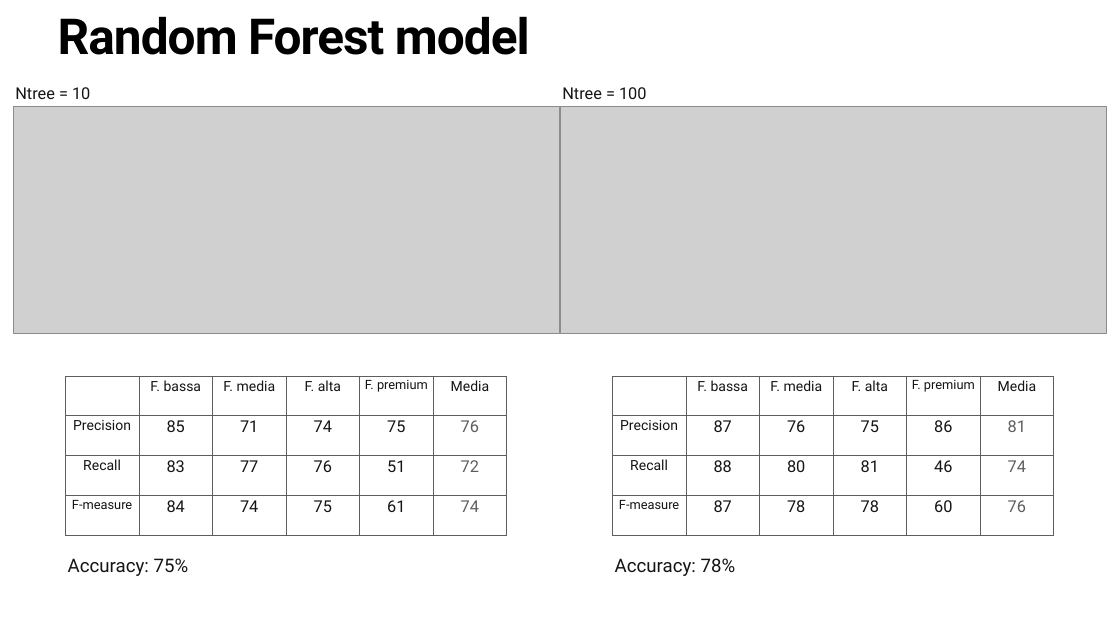
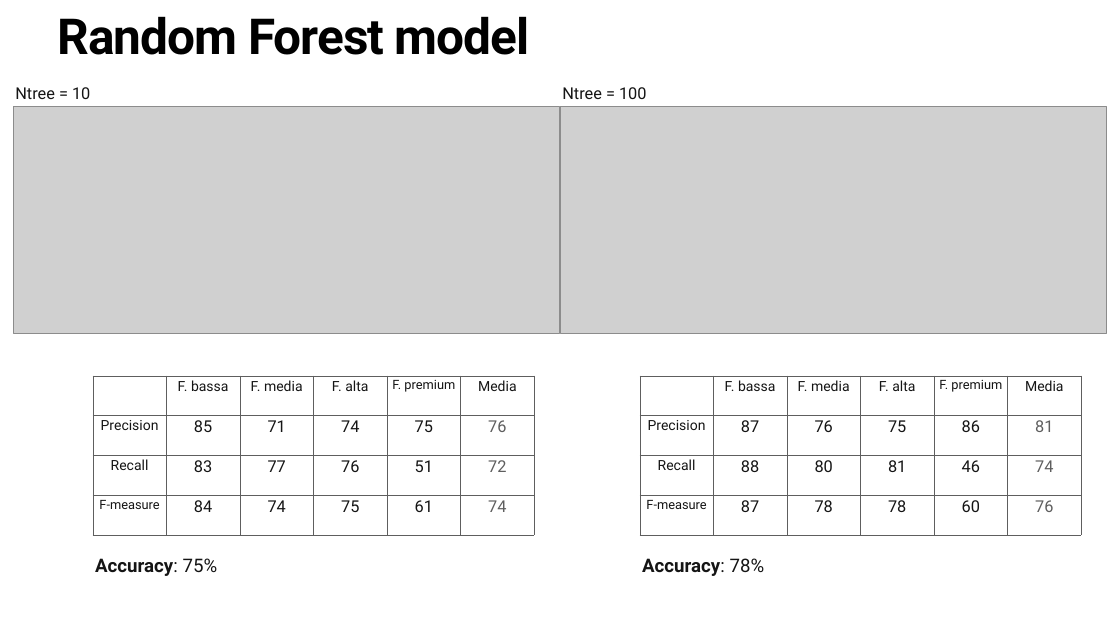
Before and after one commit to mik3sw/ML-project, a slide deck: slide 19 of Presentazione ML.pptx. Drawn at 1120x630 pixels with LibreOffice and Linux fonts; fonts in the diff are those of the drawing; grey boxes stand for pictures. Boxes give left, top, right and bottom in pixels: in the first picture for what was removed or moved away, otherwise in the second. Text is boxed around its words. In the diff, an @@ line names an element or a change of style, - is before the commit and + after.

```diff
--- a/Presentazione ML.pptx
+++ b/Presentazione ML.pptx
@@ table moved from (x1=66, y1=376, x2=506, y2=535) to (x1=93, y1=376, x2=534, y2=535) @@
@@ table moved from (x1=612, y1=376, x2=1053, y2=535) to (x1=640, y1=376, x2=1081, y2=535) @@
@@ text "Accuracy: 75%" moved from (x1=68, y1=558, x2=189, y2=576) to (x1=95, y1=558, x2=218, y2=576) @@
@@ text "Accuracy: 75%" at (x1=95, y1=558, x2=218, y2=576): bold on in "Accuracy:" @@
@@ text "Accuracy: 78%" at (x1=642, y1=558, x2=765, y2=576): bold on in "Accuracy:" @@
@@ text "Accuracy: 78%" moved from (x1=615, y1=558, x2=736, y2=576) to (x1=642, y1=558, x2=765, y2=576) @@
```
Also in this commit, not shown: 7 other slides changed.
